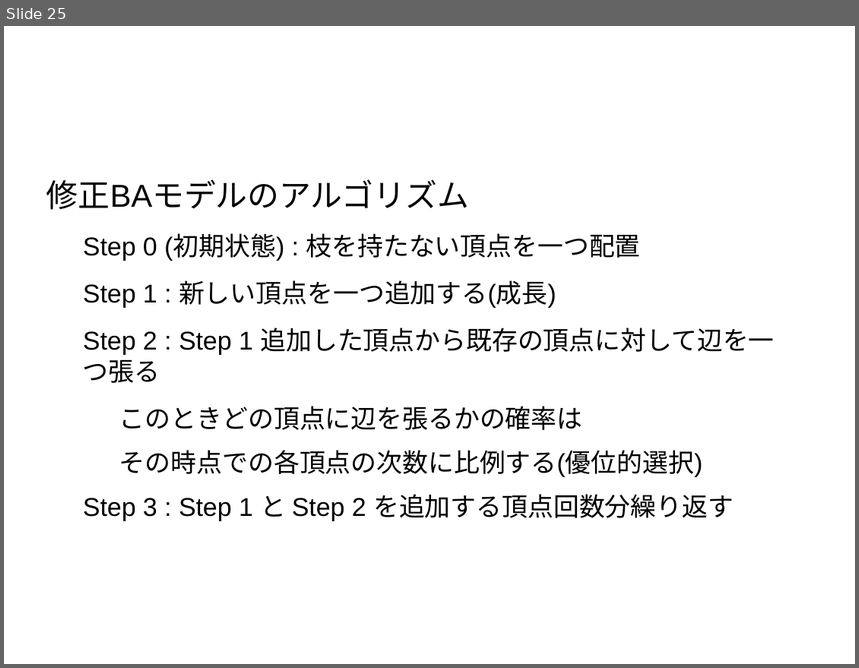
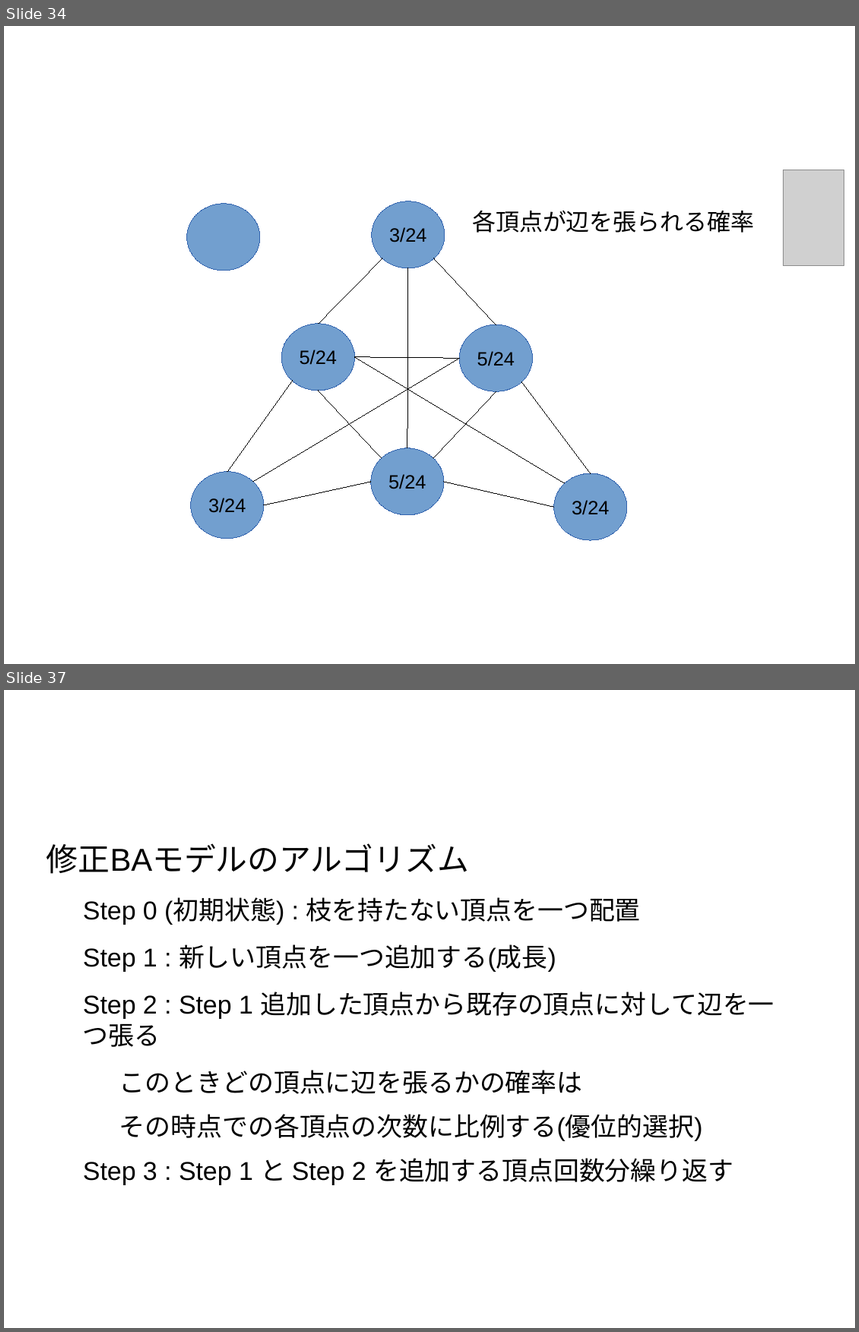
Before and after one commit to awesomest/NetWork_g-2015, a slide deck: 中間発表.odp. Shown one above the other, each under a label of ours: slide 25 before the commit, slides 34 and 37 after it; the slides between them are not shown. The pictures are 859x668 and 859x1332 pixels, drawn with LibreOffice and Linux fonts; fonts in the diff are those of the drawing; grey boxes stand for pictures; background and template pictures are left out. Boxes give left, top, right and bottom in pixels: in the first picture for what was removed or moved away, otherwise in the second. Text is boxed around its words. In the diff, an @@ line names an element or a change of style, - is before the commit and + after.

```diff
--- a/中間発表.odp
+++ b/中間発表.odp
@@ slide 34 added at (x1=4, y1=26, x2=855, y2=664), background #FFFFFF @@
@@ title added at (x1=47, y1=52, x2=648, y2=158), 47.6 pt, text #FFFFFF @@
+BAモデル
@@ picture added at (x1=783, y1=170, x2=845, y2=266) @@
@@ ellipse added at (x1=187, y1=204, x2=260, y2=271), fill #729FCF, outline #3465AF 0 pt @@
@@ ellipse added at (x1=372, y1=202, x2=445, y2=268), fill #729FCF, outline #3465AF 0 pt, 18 pt, text #000000 @@
+3/24
@@ text added at (x1=472, y1=211, x2=755, y2=233), 22 pt, text #000000 @@
+各頂点が辺を張られる確率
@@ line added from (319, 324) to (382, 259), #000000 0 pt @@
@@ line added from (408, 449) to (409, 268), #000000 0 pt @@
@@ line added from (434, 259) to (496, 325), #000000 0 pt @@
@@ ellipse added at (x1=281, y1=324, x2=354, y2=392), fill #729FCF, outline #3465AF 0 pt, 18 pt, text #000000 @@
+5/24
@@ ellipse added at (x1=460, y1=325, x2=533, y2=392), fill #729FCF, outline #3465AF 0 pt, 18 pt, text #000000 @@
+5/24
@@ line added from (253, 482) to (460, 358), #000000 0 pt @@
@@ line added from (354, 357) to (460, 358), #000000 0 pt @@
@@ line added from (565, 484) to (354, 357), #000000 0 pt @@
@@ line added from (227, 471) to (292, 380), #000000 0 pt @@
@@ line added from (591, 474) to (522, 382), #000000 0 pt @@
@@ line added from (382, 458) to (319, 391), #000000 0 pt @@
@@ line added from (433, 458) to (496, 392), #000000 0 pt @@
@@ ellipse added at (x1=371, y1=449, x2=444, y2=515), fill #729FCF, outline #3465AF 0 pt, 18 pt, text #000000 @@
+5/24
@@ ellipse added at (x1=191, y1=471, x2=265, y2=539), fill #729FCF, outline #3465AF 0 pt, 18 pt, text #000000 @@
+3/24
@@ ellipse added at (x1=554, y1=474, x2=627, y2=541), fill #729FCF, outline #3465AF 0 pt, 18 pt, text #000000 @@
+3/24
@@ line added from (265, 506) to (371, 482), #000000 0 pt @@
@@ line added from (554, 507) to (444, 482), #000000 0 pt @@
@@ what was slide 25 is now slide 37 @@
```
Also in this commit, not shown: 22 other slides added, 1 other file.
